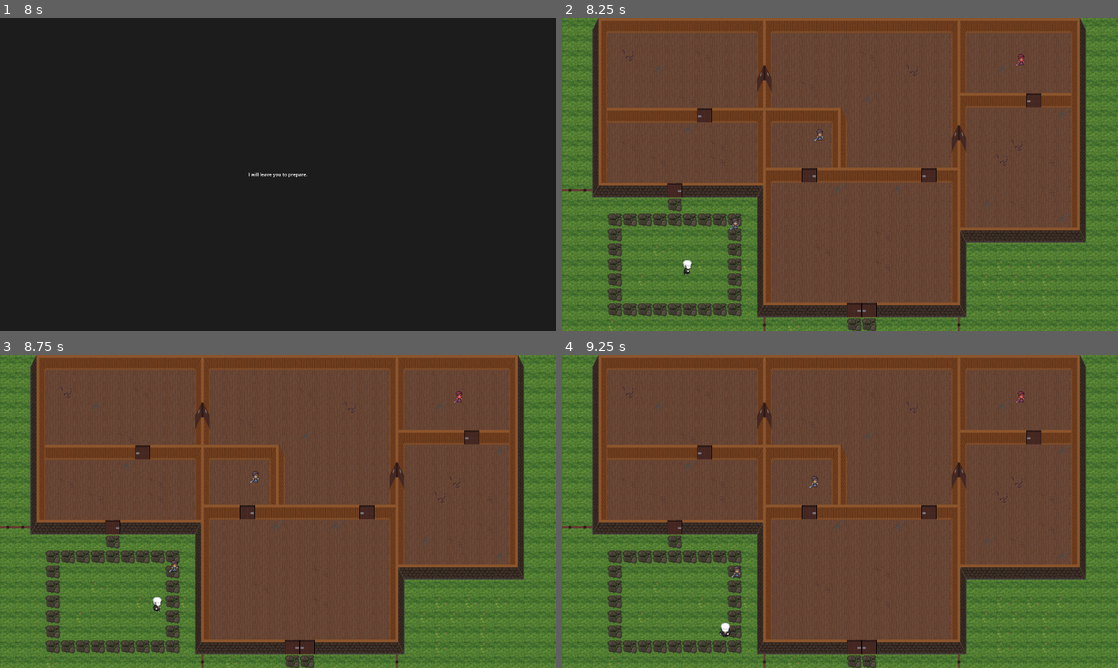
Above: before the commit, frames 1-4 (two rows, left to right).
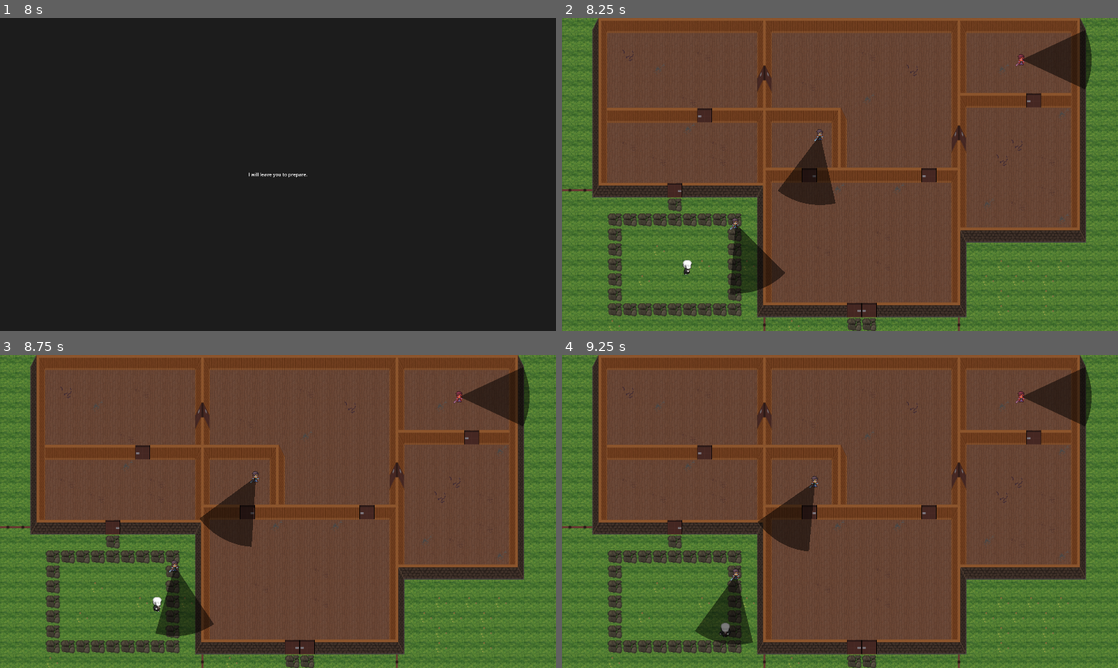
Above: after the commit, the same moments.

Repository: hoiton/gamedev
Game: Godot game, scene res://ui/main_menu.tscn
Same seed, same stepped clock (60 frames per second), same inputs: the game is played once before the commit and once after it.
Inputs (mouse positions are in pixels of both pictures, inside the frame that each line leads up to):
- Up to frame 1 (8 s): click "Play" at 0.5 s; tap Enter (ui_accept) at 1.25, 1.52, 2.27, 2.75, 3.77, 4.25, 4.52, 5, 5.27, 5.75, 6.77, 7.52 s; move the mouse to (400, 158) at 1.27 s; hold D (move_right) 1.28-2.03 s; tap X (lure) at 1.35, 2.1, 3.05, 3.6, 4.35, 5.3, 5.85, 6.6, 7.55 s; move the mouse to (166, 190) at 2.02 s; hold S (move_down) 2.03-2.78 s; move the mouse to (333, 105) at 2.77 s; hold D (move_right) 2.78-3.53 s; tap Q (throw) at 2.85, 5.1, 7.35 s; move the mouse to (250, 237) at 3.52 s; hold W (move_up) 3.53-4.28 s; move the mouse to (444, 221) at 4.27 s; hold A (move_left) 4.28-5.78 s; move the mouse to (111, 127) at 5.02 s; move the mouse to (305, 174) at 5.77 s; hold S (move_down) 5.78-6.53 s; move the mouse to (194, 96) at 6.52 s; hold D (move_right) 6.53-7.28 s; move the mouse to (400, 158) at 7.27 s; hold W (move_up) from 7.28 s (still down)
- Up to frame 2 (8.25 s): tap Enter (ui_accept) at 8 s; move the mouse to (728, 190) at 8.02 s; release W (move_up) at 8.03 s; hold D (move_right) from 8.03 s (still down); tap X (lure) at 8.1 s
- Up to frame 3 (8.75 s): keep holding D (move_right); tap Enter (ui_accept) at 8.27 s
- Up to frame 4 (9.25 s): move the mouse to (895, 442) at 8.77 s; release D (move_right) at 8.78 s; hold S (move_down) from 8.78 s (still down); tap X (lure) at 8.85 s

Frame 1 is identical in both runs. In frame 2, 3.5% of the frame differs, in the area x 30-96%, y 4-88%; in frame 3, 3.6%; in frame 4, 3.6%, in the area x 23-96%, y 4-93%.

Commit message:
NPC Cones

Diff:
--- a/src/levels/testlevel.tscn
+++ b/src/levels/testlevel.tscn
@@ -48,7 +48,7 @@
 position = Vector2(130, 113)
 
 [node name="Target" parent="." instance=ExtResource("4_82lur")]
-position = Vector2(483, 325)
+position = Vector2(249, 334)
 
 [node name="Guard" parent="." instance=ExtResource("4_82lur")]
 position = Vector2(381, 326)
--- a/src/target/target.gd
+++ b/src/target/target.gd
@@ -21,17 +21,40 @@
 
 @export var is_real_target := false
 
+@export var vision_range := 300.0
+@export var vision_fov_deg := 50.0            # total cone angle
+@export var vision_check_interval := 0.08     # how often to check
+@export var vision_confirm_time := 0.25       # time needed to confirm seeing player
+@export var lose_sight_grace := 0.35          # keep "seen" for a short time after losing LOS
+@export var vision_segments := 16   # smoothness of cone
+
+@export var player_group := "player"          # or "Player" if that is your group
+
+@export var catch_distance := 18.0          # game over if guard gets this close
+@export var lose_chase_time := 1.2          # how long without LOS to stop chasing
+@export var search_after_lose := 2.5        # how long to search last seen pos
+
 var _body_scan_timer := 0.0
 var _known_bodies := {} # instance_id -> true (avoid re-reacting)
 var _current_body: Node2D = null
 
-
+var _last_seen_player_pos: Vector2 = Vector2.ZERO
+var _chase_los_lost_timer := 0.0
+
+var _resume_patrol := false
 
 @onready var _agent: NavigationAgent2D = $NavigationAgent2D
+@onready var _vision_cone: Polygon2D = $VisionCone/Polygon2D
 
 var _alive := true
 var _state : String = "idle"
 var _player: Node2D = null
+
+var _vision_timer := 0.0
+var _facing := Vector2.RIGHT
+var _see_timer := 0.0
+var _lose_timer := 0.0
+
 
 # Lure handling
 var _lure_check_timer := 0.0
@@ -63,6 +86,8 @@
 	if _patrol_points.size() > 0:
 		_state = "patrol"
 		_set_next_patrol_target()
+
+	_build_vision_cone()
 
 
 # Helper: speed based on state
@@ -98,6 +123,13 @@
 		_body_scan_timer = body_detect_interval
 		_scan_for_dead_bodies()
 
+	# periodic vision scan (player)
+	_vision_timer -= delta
+	if _vision_timer <= 0.0:
+		_vision_timer = vision_check_interval
+		_scan_vision_for_player(vision_check_interval)
+
+
 	match _state:
 		"idle":
 			velocity = Vector2.ZERO
@@ -115,11 +147,33 @@
 
 		"chase":
 			if is_instance_valid(_player):
-				_agent.set_target_position(_player.global_position)
+				# 1) Caught check (close enough => game over)
+				if global_position.distance_to(_player.global_position) <= catch_distance:
+					GameManager.player_died("Caught by guard")
+					return
+
+				# 2) Check if we currently see the player (cone + LOS)
+				var sees_now := _can_see_point(_player.global_position)
+
+				if sees_now:
+					_last_seen_player_pos = _player.global_position
+					_chase_los_lost_timer = 0.0
+				else:
+					_chase_los_lost_timer += delta
+
+				# 3) Chase target: if we see them, chase them; else go to last seen spot
+				var chase_target := _player.global_position if sees_now else _last_seen_player_pos
+				_agent.set_target_position(chase_target)
 				velocity = _steer_along_path(_current_speed())
-				if _agent.is_target_reached():
-					var dir := (_player.global_position - global_position).normalized()
-					velocity = dir * chase_speed
+
+				# 4) Lose chase after enough time without LOS
+				if _chase_los_lost_timer >= lose_chase_time:
+					_search_pos = _last_seen_player_pos
+					_search_timer = search_after_lose
+					_state = "search"
+					_resume_patrol = true
+					velocity = Vector2.ZERO
+
 			else:
 				_state = "idle"
 
@@ -151,7 +205,21 @@
 			if reached or _search_timer <= 0.0:
 				_current_body = null
 				velocity = Vector2.ZERO
-				_state = "idle"
+
+				if _resume_patrol and _patrol_points.size() > 0:
+					_resume_patrol = false
+					_state = "patrol"
+					# pick the closest patrol point so it doesn't "snap back"
+					_patrol_i = _get_closest_patrol_index()
+					_set_next_patrol_target()
+				else:
+					_resume_patrol = false
+					_state = "idle"
+
+	# Update facing direction from movement
+	if velocity.length() > 1.0:
+		_facing = velocity.normalized()
+		$VisionCone.rotation = _facing.angle()
 
 	move_and_slide()
 
@@ -195,6 +263,18 @@
 			_current_lure = null
 			_state = _previous_state
 
+func _get_closest_patrol_index() -> int:
+	if _patrol_points.size() == 0:
+		return 0
+	var best_i := 0
+	var best_d := INF
+	for i in range(_patrol_points.size()):
+		var d := global_position.distance_to(_patrol_points[i])
+		if d < best_d:
+			best_d = d
+			best_i = i
+	return best_i
+
 func _on_teammate_killed(at_pos: Vector2) -> void:
 	if not _alive:
 		return
@@ -225,6 +305,19 @@
 	var hit := space.intersect_ray(q)               # Dictionary in Godot 4
 	return hit.is_empty()                           # empty => no blocker => LOS true
 
+func _is_point_in_cone(point: Vector2) -> bool:
+	var to := point - global_position
+	var dist := to.length()
+	if dist > vision_range:
+		return false
+	if dist < 0.001:
+		return true
+
+	var dir := to / dist
+	var f := _facing.normalized()
+	var half_fov := deg_to_rad(vision_fov_deg) * 0.5
+	var angle := acos(clampf(f.dot(dir), -1.0, 1.0))
+	return angle <= half_fov
 
 func _broadcast_death_event() -> void:
 	for n in get_tree().get_nodes_in_group("target"):
@@ -259,6 +352,9 @@
 
 	if has_node("KillSound"):
 		$KillSound.play()
+
+	if is_instance_valid(_vision_cone):
+		$VisionCone.queue_free()
 
 	# stop AI movement + physics
 	set_physics_process(false)
@@ -346,6 +442,11 @@
 		if d > body_detect_radius:
 			continue
 
+		# Must be inside vision cone
+		if not _is_point_in_cone(b.global_position):
+			continue
+
+		# Must have LOS (optional)
 		if death_alert_requires_los and not _has_line_of_sight(global_position, b.global_position):
 			continue
 
@@ -363,3 +464,89 @@
 	_search_pos = body.global_position
 	_search_timer = search_time
 	_state = "search"
+
+
+# ------------------------------------------------
+# Cone Vision
+func _scan_vision_for_player(dt: float) -> void:
+	if not _alive or _state == "lured":
+		return
+
+	# Optional: don't see while dead / lured / etc. Adjust to taste.
+	# If you want guards to still see during patrol/search, keep as-is.
+	# Example: if _state == "lured": return
+
+	var p := _get_player()
+	if not is_instance_valid(p):
+		_reset_vision_timers(dt)
+		return
+
+	var can_see := _can_see_point(p.global_position)
+
+	if can_see:
+		_last_seen_player_pos = p.global_position
+		_lose_timer = lose_sight_grace
+		_see_timer += dt
+		if _see_timer >= vision_confirm_time:
+			_on_player_spotted(p)
+	else:
+		_reset_vision_timers(dt)
+
+func _reset_vision_timers(dt: float) -> void:
+	_see_timer = maxf(0.0, _see_timer - dt)
+
+	# grace timer counts down; during grace we keep "memory" but do not increase see timer
+	_lose_timer = maxf(0.0, _lose_timer - dt)
+
+func _get_player() -> Node2D:
+	# cache if you want, but this is simple and robust.
+	# If you already store _player somewhere else, just return that.
+	var nodes := get_tree().get_nodes_in_group(player_group)
+	if nodes.size() > 0 and nodes[0] is Node2D:
+		return nodes[0]
+	return null
+
+func _can_see_point(point: Vector2) -> bool:
+	var to := point - global_position
+	var dist := to.length()
+	if dist > vision_range:
+		return false
+	if dist < 0.001:
+		return true
+
+	# Angle check (cone)
+	var dir := to / dist
+	var f := _facing.normalized()
+	var half_fov := deg_to_rad(vision_fov_deg) * 0.5
+	var angle := acos(clampf(f.dot(dir), -1.0, 1.0))
+	if angle > half_fov:
+		return false
+
+	# Line-of-sight check using your existing ray function
+	return _has_line_of_sight(global_position, point)
+
+func _on_player_spotted(p: Node2D) -> void:
+	_player = p
+	_last_seen_player_pos = p.global_position
+	_chase_los_lost_timer = 0.0
+	_see_timer = 0.0
+	_resume_patrol = false
+
+	if _state != "chase":
+		_state = "chase"
+
+func _build_vision_cone() -> void:
+	if _vision_cone == null:
+		return
+
+	var pts: PackedVector2Array = []
+	pts.append(Vector2.ZERO)
+
+	var half := deg_to_rad(vision_fov_deg) * 0.5
+	for i in range(vision_segments + 1):
+		var t := float(i) / vision_segments
+		var ang: float = lerp(-half, half, t)
+		var p := Vector2.RIGHT.rotated(ang) * vision_range * 0.5
+		pts.append(p)
+
+	_vision_cone.polygon = pts
--- a/src/target/target.tscn
+++ b/src/target/target.tscn
@@ -92,3 +92,8 @@
 [node name="KillSound" type="AudioStreamPlayer2D" parent="."]
 stream = ExtResource("4_itqbd")
 volume_db = -6.0
+
+[node name="VisionCone" type="Node2D" parent="."]
+
+[node name="Polygon2D" type="Polygon2D" parent="VisionCone"]
+color = Color(0, 0, 0, 0.5137255)
